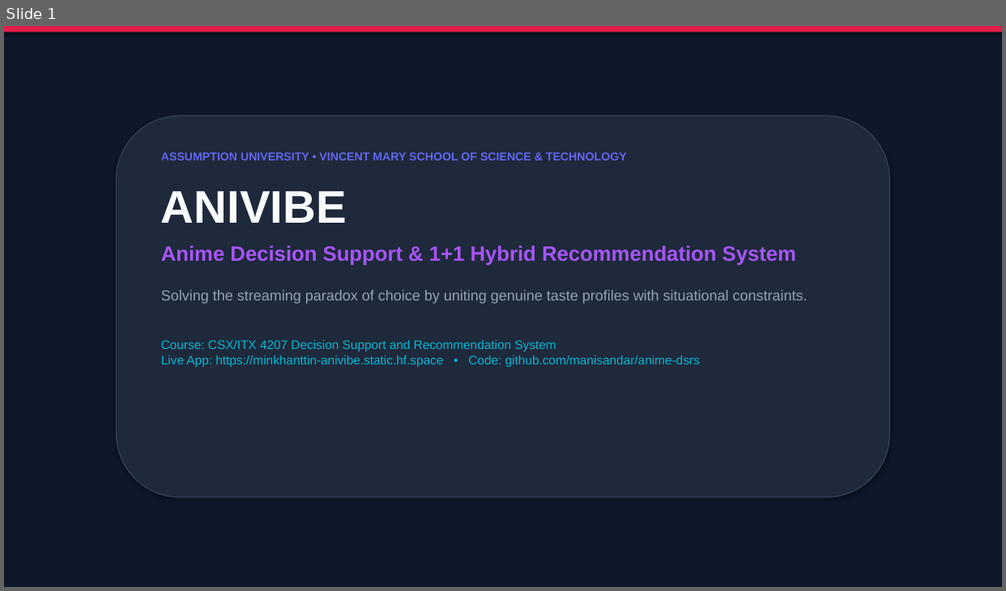
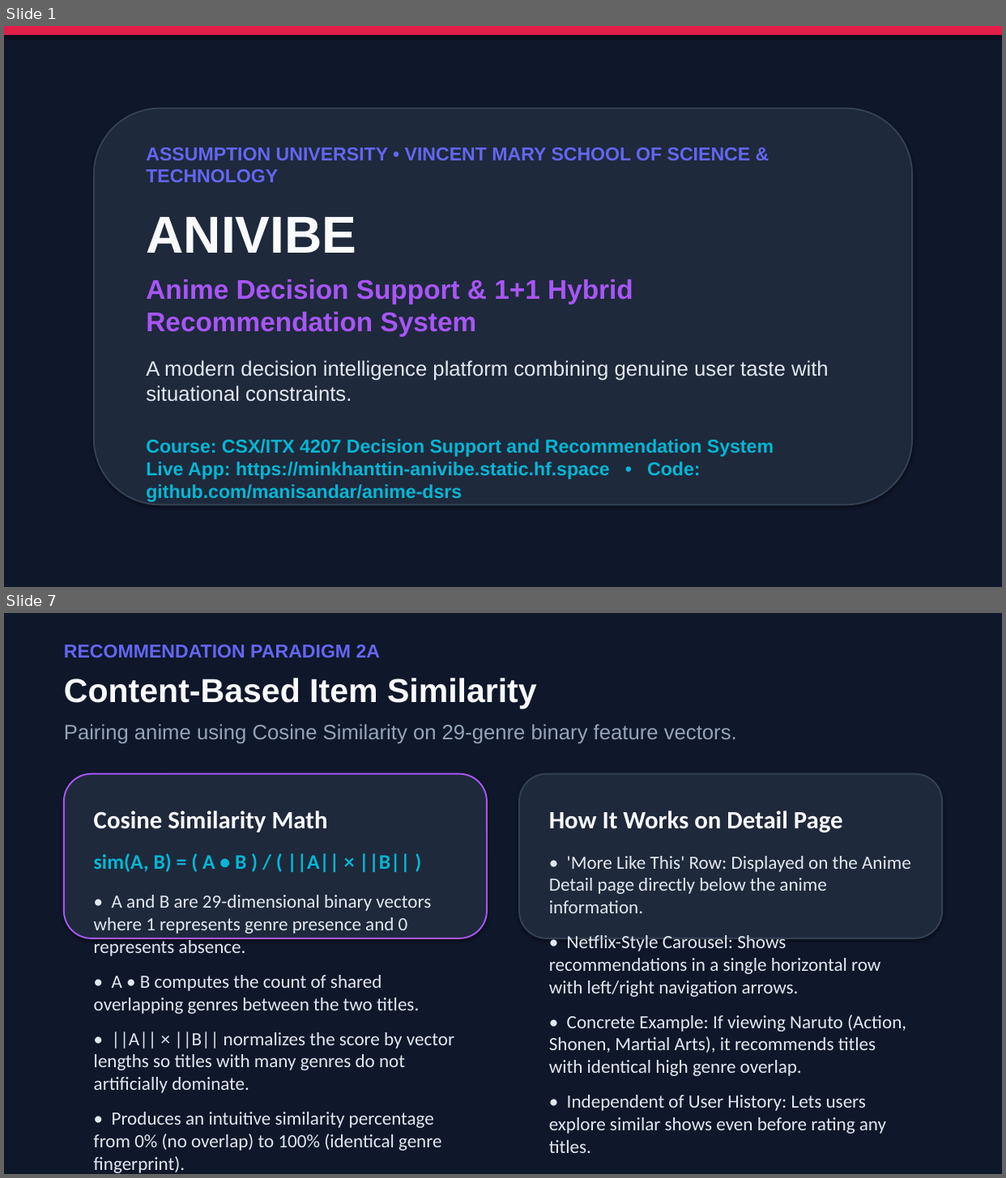
Before and after one commit to manisandar/anime-dsrs, a slide deck: ANIVIBE_Presentation.pptx. Shown one above the other, each under a label of ours: slide 1 before the commit, slides 1 and 7 after it; the slides between them are not shown. The pictures are 1006x591 and 1006x1178 pixels, drawn with LibreOffice and Linux fonts; fonts in the diff are those of the drawing. Boxes give left, top, right and bottom in pixels: in the first picture for what was removed or moved away, otherwise in the second. Text is boxed around its words. In the diff, an @@ line names an element or a change of style, - is before the commit and + after.

Commit message:
docs: revise presentation slides with min 18pt font and detailed clear explanations

```diff
--- a/ANIVIBE_Presentation.pptx
+++ b/ANIVIBE_Presentation.pptx
@@ slide 7 added at [4, 613, 1002, 1174], background #FFFFFF @@
@@ rectangle added at [4, 613, 1002, 1174], fill #0F172A @@
@@ text added at [64, 645, 381, 658], 18 pt, text #6366F1, bold @@
+RECOMMENDATION PARADIGM 2A
@@ text added at [64, 678, 537, 709], 32 pt, text #F8FAFC, bold @@
+Content-Based Item Similarity
@@ text added at [64, 724, 737, 744], 20 pt, text #94A3B8 @@
+Pairing anime using Cosine Similarity on 29-genre binary feature vectors.
@@ rounded rectangle added at [64, 774, 487, 939], fill #1E293B, outline #A855F7 1.5 pt @@
@@ rounded rectangle added at [519, 774, 942, 939], fill #1E293B, outline #334155 1.5 pt @@
@@ text added at [94, 811, 454, 1174], 18 pt, text #E2E8F0 @@
+Cosine Similarity Math
+sim(A, B) = ( A • B ) / ( ||A|| × ||B|| )
+• A and B are 29-dimensional binary vectors where 1 represents genre presence and 0 represents absence.
+• A • B computes the count of shared overlapping genres between the two titles.
+• ||A|| × ||B|| normalizes the score by vector lengths so titles with many genres do not artificially dominate.
+• Produces an intuitive similarity percentage from 0% (no overlap) to 100% (identical genre fingerprint).
@@ text added at [549, 811, 911, 1153], 18 pt, text #E2E8F0 @@
+How It Works on Detail Page
+• 'More Like This' Row: Displayed on the Anime Detail page directly below the anime information.
+• Netflix-Style Carousel: Shows recommendations in a single horizontal row with left/right navigation arrows.
+• Concrete Example: If viewing Naruto (Action, Shonen, Martial Arts), it recommends titles with identical high genre overlap.
+• Independent of User History: Lets users explore similar shows even before rating any titles.
@@ slide 1 changed as well @@
@@ rectangle: place and size @@
-rectangle at [4, 26, 1002, 32]
+rectangle at [4, 26, 1002, 35]
@@ rounded rectangle: place and size @@
-rounded rectangle at [117, 116, 889, 497]
+rounded rectangle at [94, 109, 912, 506]
@@ rounded rectangle at [94, 109, 912, 506]: outline #334155 1 pt to #334155 1.5 pt @@
@@ text "ASSUMPTION UNIVERSITY • VINCENT MARY ...": place and size @@
-text "ASSUMPTION UNIVERSITY • VINCENT MARY ..." at [161, 152, 808, 367]
+text "ASSUMPTION UNIVERSITY • VINCENT MARY ..." at [146, 148, 829, 480]
@@ text at [146, 148, 774, 480]: size 11 to 18 pt in "ASSUMPTION UNIVERSITY • VINCENT MARY SCHOOL OF ..."; size 44 to 50 pt in "ANIVIBE"; size 20 to 26 pt in "Anime Decision Support & 1+1 Hybrid Recommendation ..."; size 12 to 18 pt, bold on in "Course: CSX/ITX 4207 Decision Support and Recommendation ..."; less space between paragraphs @@
@@ text at [146, 361, 829, 402]: text changed; size 14 to 20 pt; text colour #94A3B8 to #E2E8F0 @@
-Solving the streaming paradox of choice by uniting genuine taste profiles with situational constraints.
+A modern decision intelligence platform combining genuine user taste with situational constraints.
```
Also in this commit, not shown: 4 other slides changed, 10 other slides added, 7 slides removed, 1 other file.
